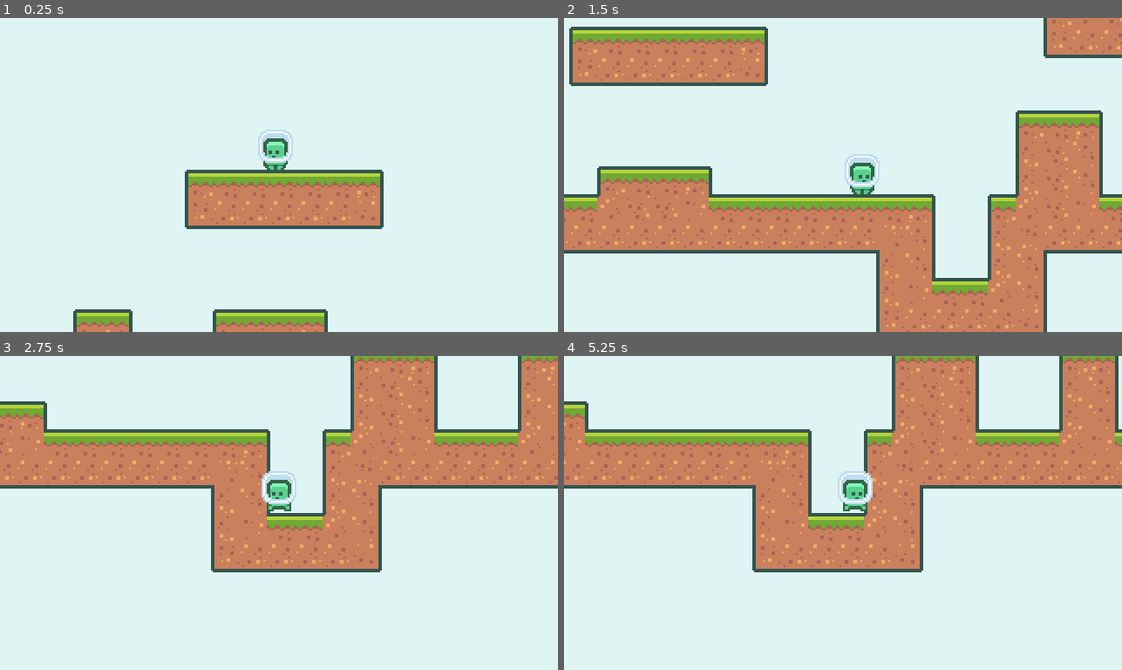
Above: before the commit, frames 1-4 (two rows, left to right).
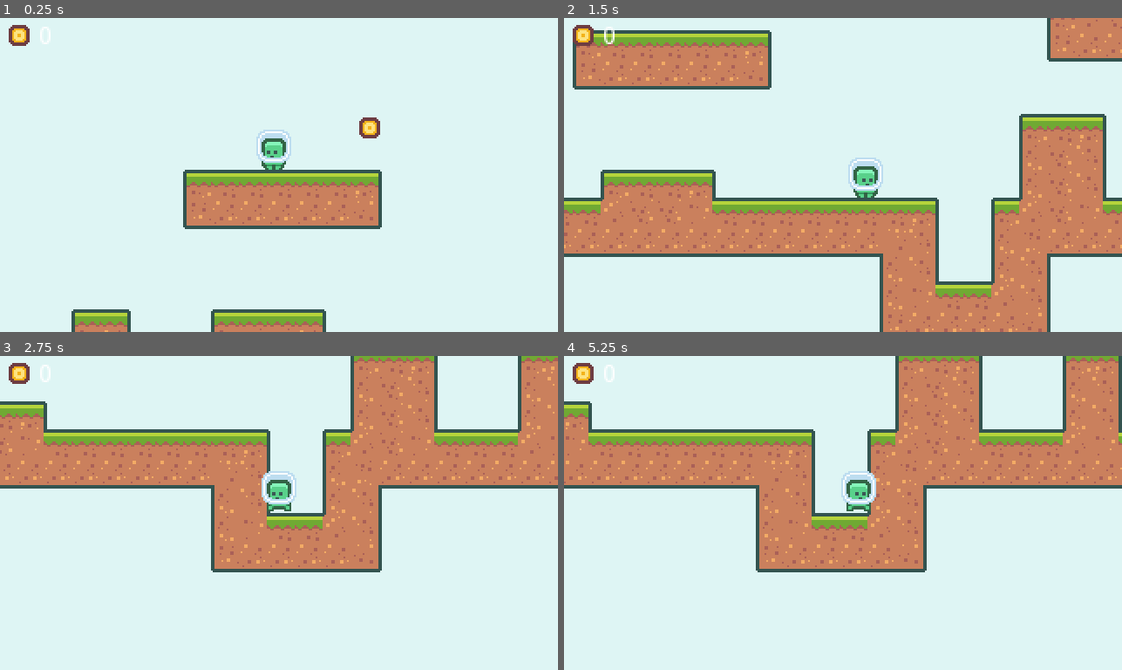
Above: after the commit, the same moments.

Repository: rexprograms/gdplatformer
Game: Godot game, scene res://scenes/World.tscn
Same seed, same stepped clock (60 frames per second), same inputs: the game is played once before the commit and once after it.
Inputs:
- Up to frame 1 (0.25 s): no input
- Up to frame 2 (1.5 s): hold D (move_right) from 0.53 s (still down); tap Space (jump) at 0.77 s
- Up to frame 3 (2.75 s): tap Space (jump) at 1.52 s; release D (move_right) at 2.03 s; hold A (move_left) from 2.03 s (still down)
- Up to frame 4 (5.25 s): release A (move_left) at 2.78 s; hold D (move_right) 2.78-4.28 s; tap Space (jump) at 3.02, 3.77, 4.52 s; hold A (move_left) 4.28-5.03 s; hold D (move_right) from 5.03 s (still down)

The runs differ from the first frame. In frame 1, 2.0% of the frame differs, in the area x 1-69%, y 2-100%; in frame 2, 17%, in the area x 0-100%, y 0-100%; in frame 3, 0.3%; in frame 4, 8.0%.

Commit message:
add coin to be able to be picked up

Diff:
--- /dev/null
+++ b/scenes/Coin.gd
@@ -0,0 +1,17 @@
+extends Area2D
+
+export var value=1
+
+signal coin_picked_up(value)
+
+
+func _on_Coin_area_entered(area):
+	print("coin picked up")
+	if visible:
+		hide()
+		$RespawnTimer.start()
+		emit_signal("coin_picked_up", value)
+
+
+func _on_RespawnTimer_timeout():
+	show()
--- /dev/null
+++ b/scenes/Coin.tscn
@@ -0,0 +1,32 @@
+[gd_scene load_steps=6 format=2]
+
+[ext_resource path="res://assets/coin/tile_0151.png" type="Texture" id=1]
+[ext_resource path="res://assets/coin/tile_0152.png" type="Texture" id=2]
+[ext_resource path="res://scenes/Coin.gd" type="Script" id=3]
+
+[sub_resource type="SpriteFrames" id=1]
+animations = [ {
+"frames": [ ExtResource( 1 ), ExtResource( 2 ) ],
+"loop": true,
+"name": "default",
+"speed": 5.0
+} ]
+
+[sub_resource type="CircleShape2D" id=2]
+radius = 8.0
+
+[node name="Coin" type="Area2D"]
+script = ExtResource( 3 )
+
+[node name="AnimatedSprite" type="AnimatedSprite" parent="."]
+frames = SubResource( 1 )
+
+[node name="CollisionShape2D" type="CollisionShape2D" parent="."]
+shape = SubResource( 2 )
+
+[node name="RespawnTimer" type="Timer" parent="."]
+wait_time = 3.0
+one_shot = true
+
+[connection signal="area_entered" from="." to="." method="_on_Coin_area_entered"]
+[connection signal="timeout" from="RespawnTimer" to="." method="_on_RespawnTimer_timeout"]
--- /dev/null
+++ b/scenes/World.gd
@@ -0,0 +1,14 @@
+extends Node2D
+
+var coins = 0
+
+func ready():
+	update_coins()
+
+func _on_Coin_coin_picked_up(value):
+	print("coin")
+	coins+=value
+	update_coins()
+
+func update_coins():
+	$HUD/Coins.text = "%d" % coins
--- a/scenes/World.tscn
+++ b/scenes/World.tscn
@@ -1,10 +1,14 @@
-[gd_scene load_steps=4 format=2]
+[gd_scene load_steps=7 format=2]
 
 [ext_resource path="res://resources/tileset.tres" type="TileSet" id=1]
 [ext_resource path="res://scenes/Player.tscn" type="PackedScene" id=2]
+[ext_resource path="res://scenes/World.gd" type="Script" id=3]
+[ext_resource path="res://assets/coin/tile_0151.png" type="Texture" id=4]
 [ext_resource path="res://scenes/GameCamera.tscn" type="PackedScene" id=5]
+[ext_resource path="res://scenes/Coin.tscn" type="PackedScene" id=6]
 
 [node name="World" type="Node2D"]
+script = ExtResource( 3 )
 
 [node name="TileMap" type="TileMap" parent="."]
 position = Vector2( 232, 66 )
@@ -13,9 +17,30 @@
 format = 1
 tile_data = PoolIntArray( -196600, 0, 0, -196599, 0, 1, -196598, 0, 2, -196595, 0, 0, -196594, 0, 1, -196593, 0, 1, -19 …(3665 unchanged characters)…
 
+[node name="GameCamera" parent="." instance=ExtResource( 5 )]
+position = Vector2( 161, 91 )
+current = true
+backgroundColor = Color( 0.87451, 0.964706, 0.960784, 1 )
+
+[node name="Pickups" type="Node2D" parent="."]
+
+[node name="Coin" parent="Pickups" instance=ExtResource( 6 )]
+position = Vector2( 179, 26 )
+
 [node name="Player" parent="." instance=ExtResource( 2 )]
 position = Vector2( 124, 50 )
 
-[node name="GameCamera" parent="." instance=ExtResource( 5 )]
-current = true
-backgroundColor = Color( 0.87451, 0.964706, 0.960784, 1 )
+[node name="HUD" type="CanvasLayer" parent="."]
+
+[node name="Sprite" type="Sprite" parent="HUD"]
+position = Vector2( 11, 10 )
+texture = ExtResource( 4 )
+
+[node name="Coins" type="Label" parent="HUD"]
+margin_left = 22.0
+margin_top = 4.0
+margin_right = 62.0
+margin_bottom = 18.0
+text = "0"
+
+[connection signal="coin_picked_up" from="Pickups/Coin" to="." method="_on_Coin_coin_picked_up"]
Binary file added: assets/coin/tile_0151.png
Not shown, added: assets/coin/tile_0151.png.import
Binary file added: assets/coin/tile_0152.png
Not shown, added: assets/coin/tile_0152.png.import
